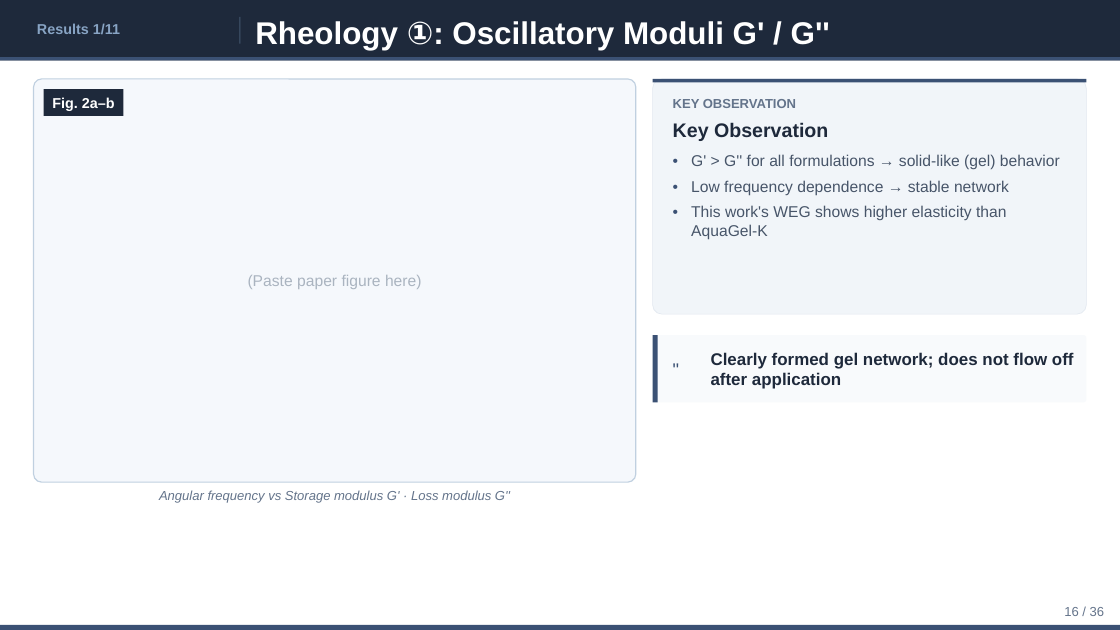
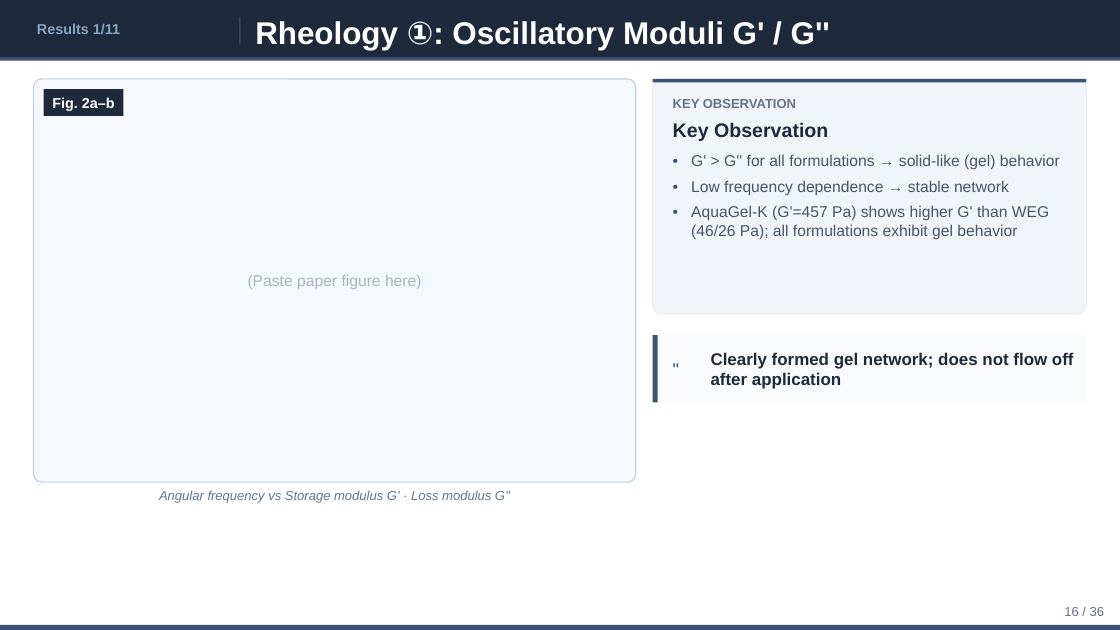
Before and after one commit to ytaisei0525-design/my-first-claude, a slide deck: slide 16 of slides_en.pptx. Drawn at 1120x630 pixels with LibreOffice and Linux fonts; fonts in the diff are those of the drawing. Boxes give left, top, right and bottom in pixels: in the first picture for what was removed or moved away, otherwise in the second. Text is boxed around its words. In the diff, an @@ line names an element or a change of style, - is before the commit and + after.

```diff
--- a/slides_en.pptx
+++ b/slides_en.pptx
@@ text at (691, 205, 1049, 239): text changed @@
-This work's WEG shows higher elasticity than AquaGel-K
+AquaGel-K (G'=457 Pa) shows higher G' than WEG (46/26 Pa); all formulations exhibit gel behavior
```
Also in this commit, not shown: 15 other slides changed, 1 slide added, 1 slide removed, 1 other file.
